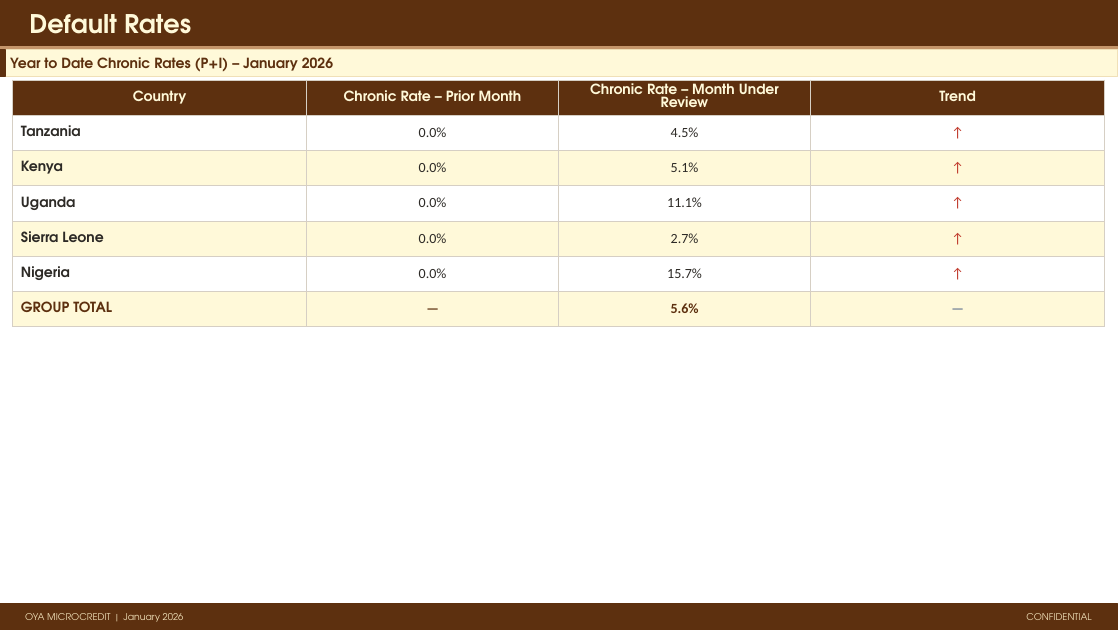
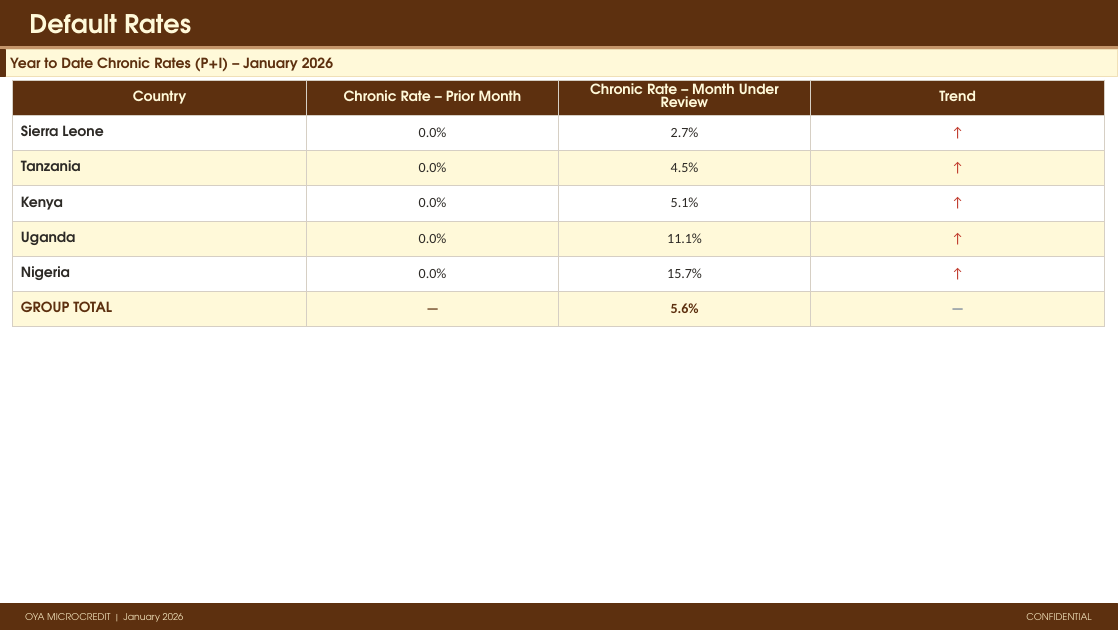
Before and after one commit to ikyei/oya-monthly, a slide deck: slide 7 of reports/2026-01.pptx. Drawn at 1120x630 pixels with LibreOffice and Linux fonts; fonts in the diff are those of the drawing. Boxes give left, top, right and bottom in pixels: in the first picture for what was removed or moved away, otherwise in the second. Text is boxed around its words. In the diff, an @@ line names an element or a change of style, - is before the commit and + after.

```diff
--- a/reports/2026-01.pptx
+++ b/reports/2026-01.pptx
@@ table at (13, 80, 1105, 317) @@
+row 2: Sierra Leone | 0.0% | 2.7% | ↑
-row 5: Sierra Leone | 0.0% | 2.7% | ↑
```
Also in this commit, not shown: 7 other slides changed, 2 other files.
